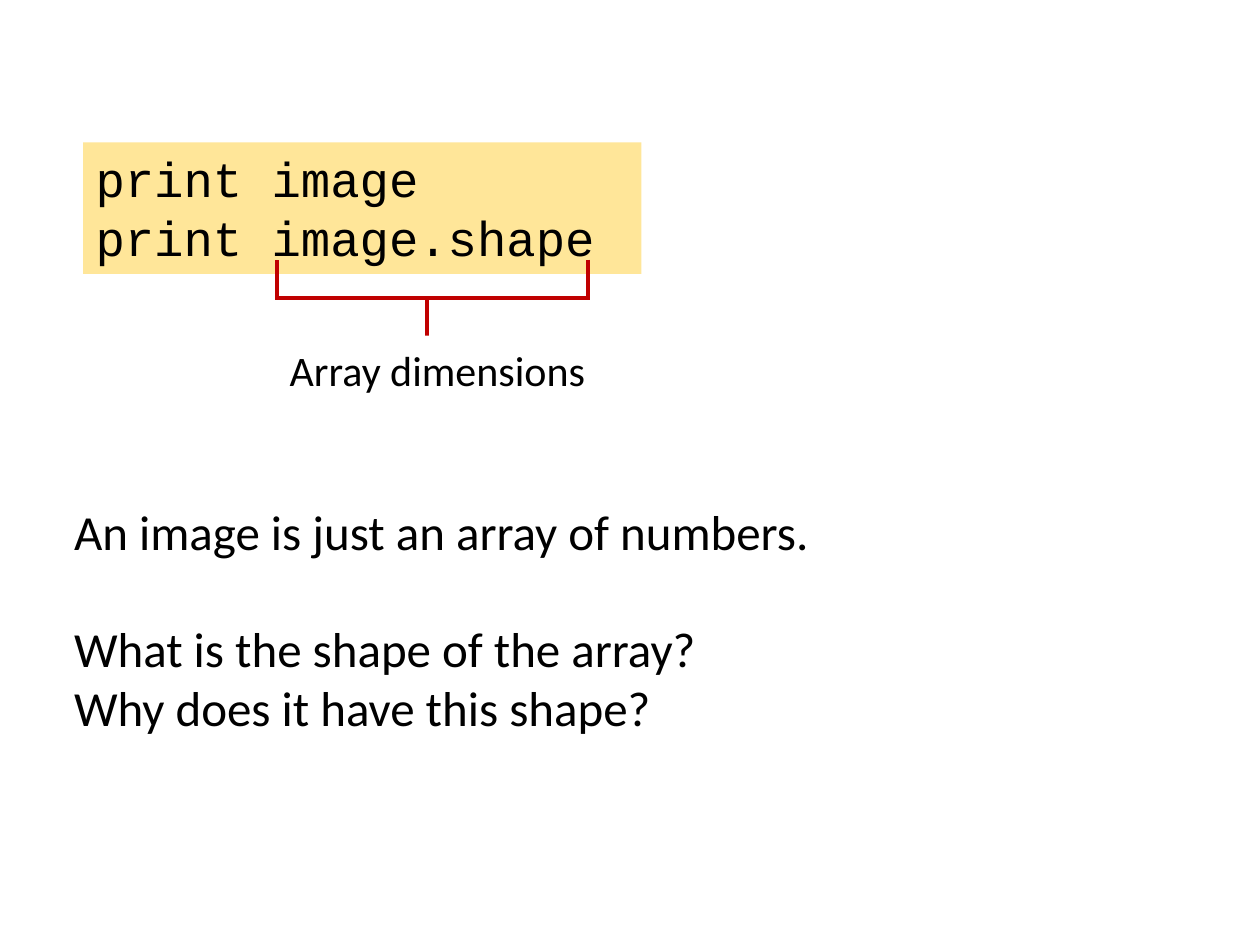
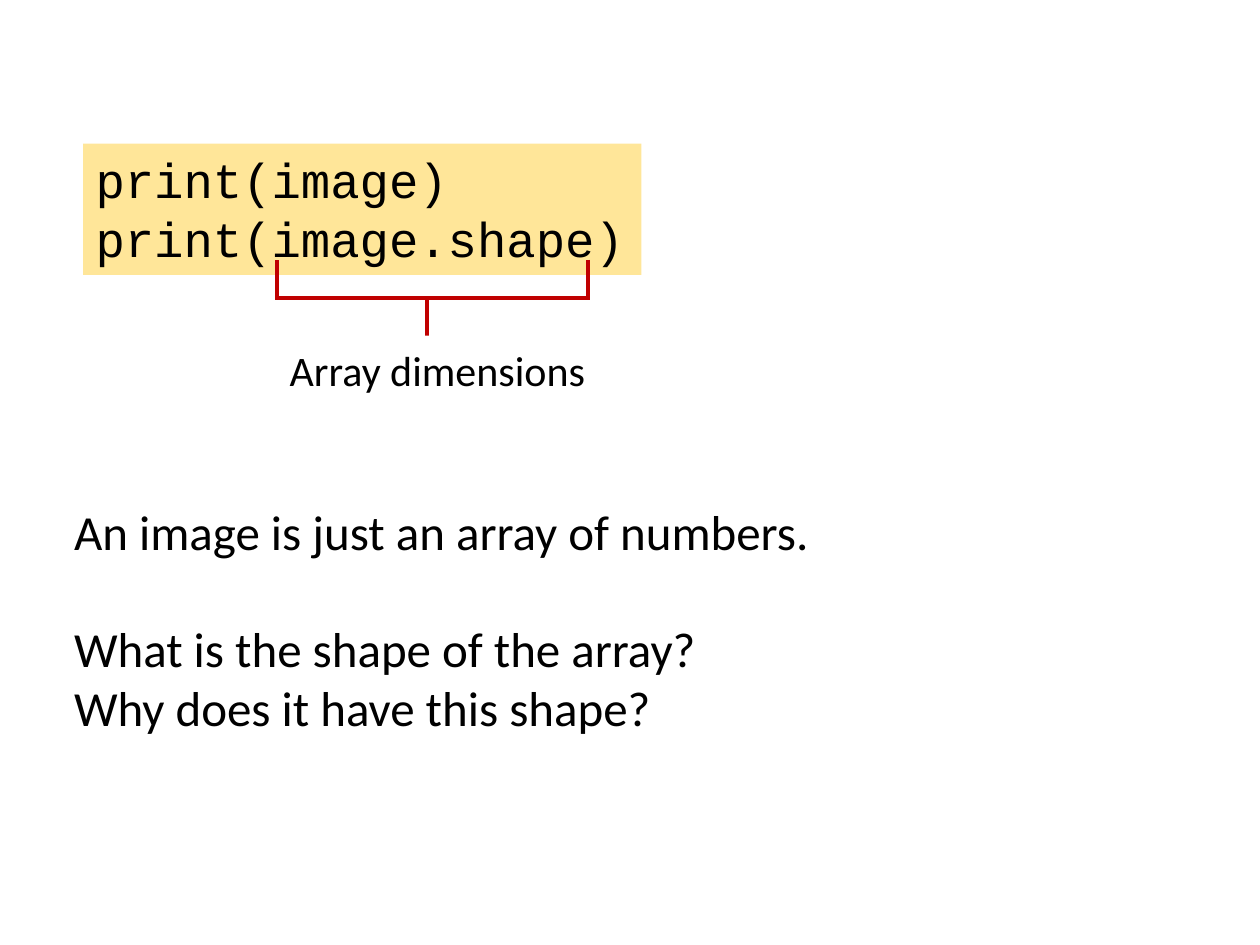
Before and after one commit to rrr-uom-projects/ManchesterBioinformaticsCourse_Student, a slide deck: slide 6 of Day2/Slides/MLowe - Image Processing in Python.pptx. Drawn at 1260x945 pixels with LibreOffice and Linux fonts; fonts in the diff are those of the drawing; background and template pictures are left out. Boxes give left, top, right and bottom in pixels: in the first picture for what was removed or moved away, otherwise in the second. Text is boxed around its words. In the diff, an @@ line names an element or a change of style, - is before the commit and + after.

```diff
--- a/Day2/Slides/MLowe - Image Processing in Python.pptx
+++ b/Day2/Slides/MLowe - Image Processing in Python.pptx
@@ text in rectangle at [96, 163, 624, 271]: text changed @@
-print image
-print image.shape
+print(image)
+print(image.shape)
```
Also in this commit, not shown: 1 other slide changed.
